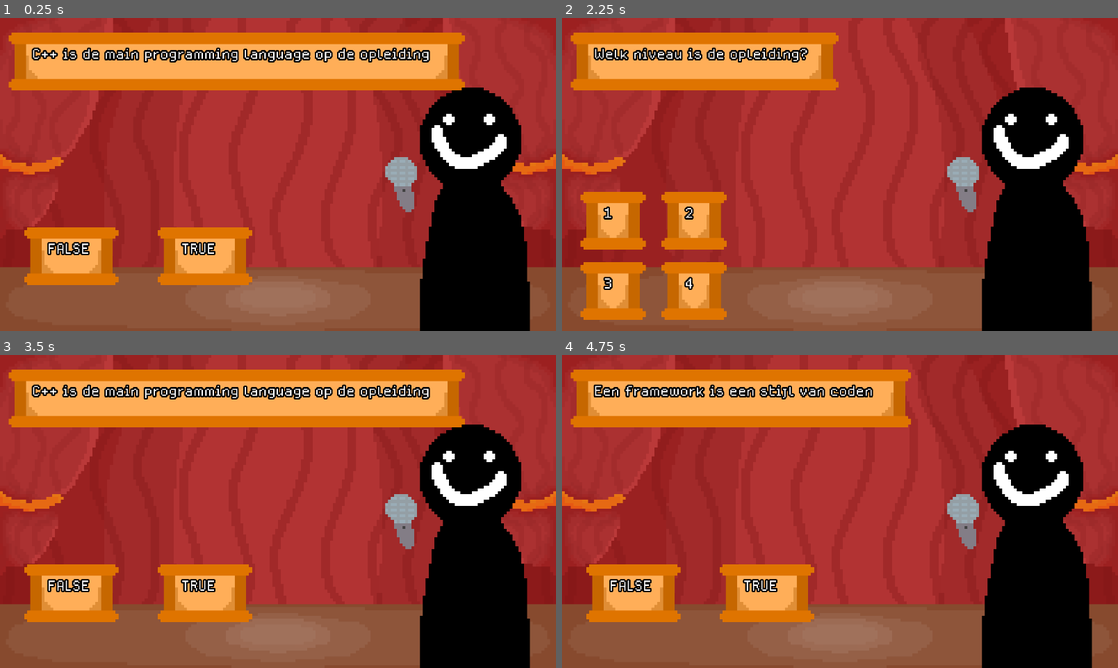
Above: before the commit, frames 1-4 (two rows, left to right).
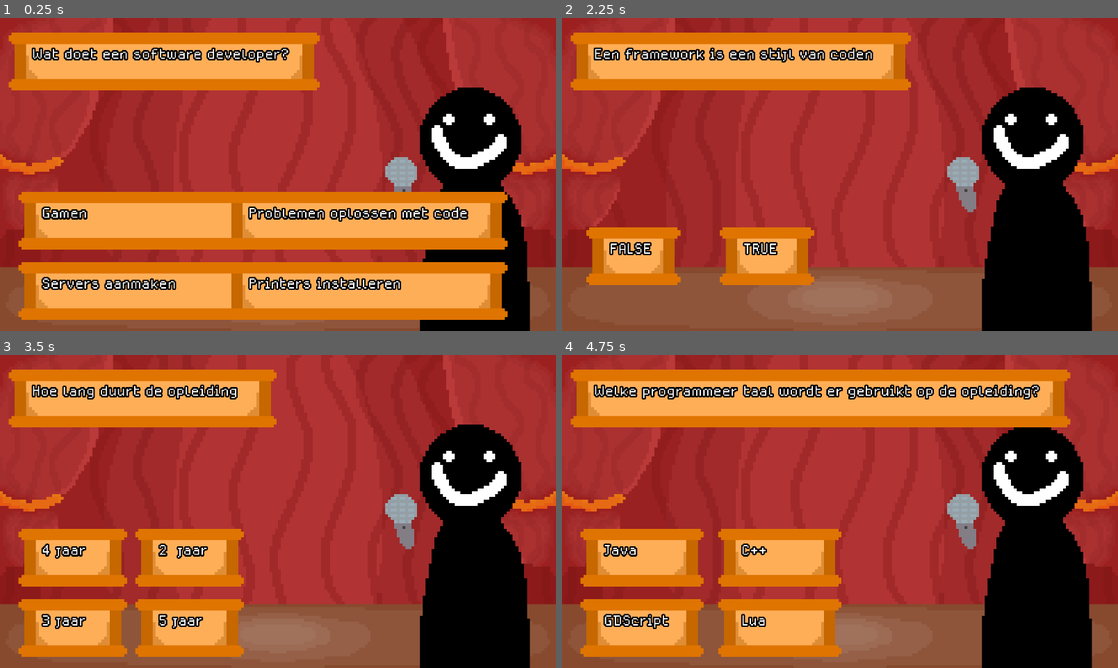
Above: after the commit, the same moments.

Repository: Cloenk/scrivia
Game: Godot game, scene res://scenes/Game/game.tscn
The game is run twice, just before and just after one commit, with the same random seed, the same clock (stepped at 60 frames per second) and the same inputs.
Inputs (mouse positions are in pixels of both pictures, inside the frame that each line leads up to):
- Up to frame 1 (0.25 s): no input
- Up to frame 2 (2.25 s): tap Enter at 0.5 s; move the mouse to (962, 158) at 0.52 s; click (962, 158) at 0.6 s; tap ` (restart) at 1.25, 2 s; move the mouse to (728, 190) at 1.27 s; click (728, 190) at 1.35 s; move the mouse to (895, 105) at 2.02 s; click (895, 105) at 2.1 s
- Up to frame 3 (3.5 s): tap ` (restart) at 2.75 s; move the mouse to (250, 574) at 2.77 s; click (250, 574) at 2.85 s
- Up to frame 4 (4.75 s): tap ` (restart) at 3.5, 4.25 s; move the mouse to (1006, 558) at 3.52 s; click (1006, 558) at 3.6 s; move the mouse to (673, 464) at 4.27 s; click (673, 464) at 4.35 s

The runs differ from the first frame. In frame 1, 39% of the frame differs, in the area x 3-92%, y 4-97%; in frame 2, 15%; in frame 3, 22%; in frame 4, 23%.

Commit message:
new quest

Diff:
--- /dev/null
+++ b/resources/questions/vanaf_welk_jaar_proj.tres
@@ -0,0 +1,14 @@
+[gd_resource type="Resource" script_class="Question" format=3 uid="uid://vehhm5wx58af"]
+
+[ext_resource type="Script" uid="uid://c7i52175ijmhh" path="res://scripts/questions/general_question.gd" id="1_re4eh"]
+
+[resource]
+script = ExtResource("1_re4eh")
+question = "Vanaf welk jaar begin je in grote proecten te werken?"
+isFourAnswers = true
+firstAnswer = "1"
+secondAnswer = "2"
+thirdAnswer = "3"
+fourthAnswer = "4"
+correctAnswer = 2
+metadata/_custom_type_script = "uid://c7i52175ijmhh"
--- /dev/null
+++ b/resources/questions/wat_doet_een_dev.tres
@@ -0,0 +1,15 @@
+[gd_resource type="Resource" script_class="Question" format=3 uid="uid://cwwrsbiu1fxtp"]
+
+[ext_resource type="Script" uid="uid://c7i52175ijmhh" path="res://scripts/questions/general_question.gd" id="1_qlyca"]
+
+[resource]
+script = ExtResource("1_qlyca")
+question = "Wat doet een software developer?"
+isFourAnswers = true
+pointsWorth = 5.0
+firstAnswer = "Gamen"
+secondAnswer = "Problemen oplossen met code"
+thirdAnswer = "Servers aanmaken"
+fourthAnswer = "Printers installeren"
+correctAnswer = 2
+metadata/_custom_type_script = "uid://c7i52175ijmhh"
--- /dev/null
+++ b/resources/questions/wat_is_een_bug.tres
@@ -0,0 +1,10 @@
+[gd_resource type="Resource" script_class="Question" format=3 uid="uid://cao2kffuclga0"]
+
+[ext_resource type="Script" uid="uid://c7i52175ijmhh" path="res://scripts/questions/general_question.gd" id="1_3djkc"]
+
+[resource]
+script = ExtResource("1_3djkc")
+question = "Een bug in programmeren is een oplossing bedenken"
+isTrueOrFalse = true
+correctTOFAnswer = 1
+metadata/_custom_type_script = "uid://c7i52175ijmhh"
--- a/scenes/Game/game.tscn
+++ b/scenes/Game/game.tscn
@@ -20,6 +20,9 @@
 [ext_resource type="Resource" uid="uid://b846nqha0sb21" path="res://resources/questions/avo_dagen.tres" id="15_dadte"]
 [ext_resource type="Resource" uid="uid://dmp1n652217p5" path="res://resources/questions/Welke_prog_lang.tres" id="16_h33em"]
 [ext_resource type="Resource" uid="uid://c21oowkvrvbsd" path="res://resources/questions/what_is_a_frameworl.tres" id="17_465xe"]
+[ext_resource type="Resource" uid="uid://cwwrsbiu1fxtp" path="res://resources/questions/wat_doet_een_dev.tres" id="18_vom40"]
+[ext_resource type="Resource" uid="uid://cao2kffuclga0" path="res://resources/questions/wat_is_een_bug.tres" id="19_80bkf"]
+[ext_resource type="Resource" uid="uid://vehhm5wx58af" path="res://resources/questions/vanaf_welk_jaar_proj.tres" id="20_i3l22"]
 
 [sub_resource type="LabelSettings" id="LabelSettings_ssgoc"]
 font = ExtResource("7_u6w8h")
@@ -246,7 +249,7 @@
 autowrap_mode = 3
 
 [node name="QuestionDisplay" parent="." unique_id=2084494044 instance=ExtResource("2_t5wam")]
-questions = Array[ExtResource("9_vfmmh")]([ExtResource("10_v …(141 unchanged characters)… rce("16_h33em"), ExtResource("17_465xe")])
+questions = Array[ExtResource("9_vfmmh")]([ExtResource("10_v …(141 unchanged characters)… rce("16_h33em"), ExtResource("17_465xe"), ExtResource("18_vom40"), ExtResource("19_80bkf"), ExtResource("20_i3l22")])
 
 [node name="Form" type="Node2D" parent="." unique_id=625509564]
 
--- a/scripts/questions/general_question.gd
+++ b/scripts/questions/general_question.gd
@@ -16,7 +16,7 @@
 @export var correctAnswer: int
 
 @export_category("openQuestionSettings")
-@export var correctOpenAnswer: String
+@export var correctOpenAnswer: String = "0"
 
 @export_category("trueOrFalseSettings")
 @export var correctTOFAnswer: int
